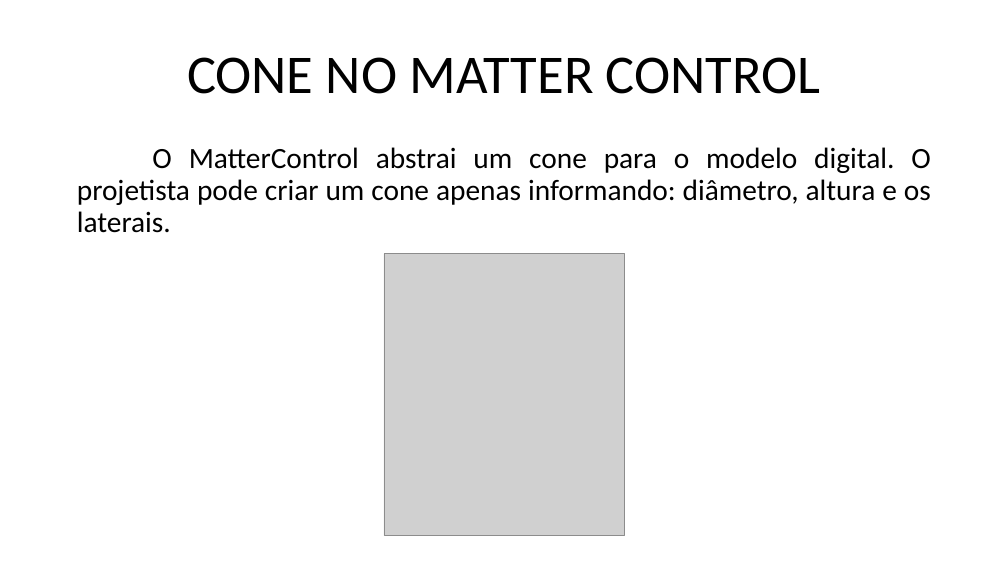
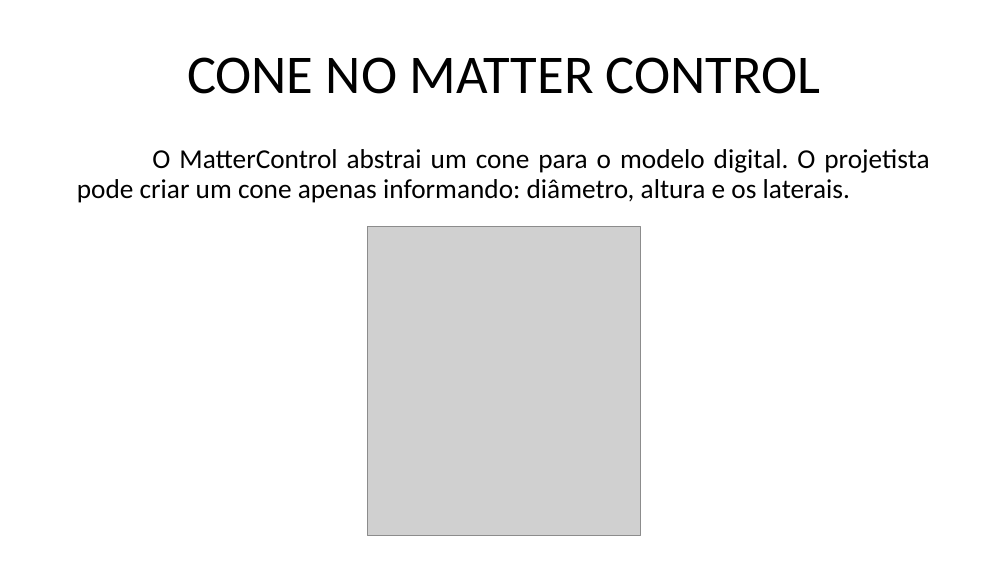
Before and after one commit to marcosdosea/ManualImpessora3D, a slide deck: slide 5 of Curso/Fundamentos de impressão 3D - Objetos.pptx. Drawn at 1008x567 pixels with LibreOffice and Linux fonts; fonts in the diff are those of the drawing; grey boxes stand for pictures. Boxes give left, top, right and bottom in pixels: in the first picture for what was removed or moved away, otherwise in the second. Text is boxed around its words. In the diff, an @@ line names an element or a change of style, - is before the commit and + after.

```diff
--- a/Curso/Fundamentos de impressão 3D - Objetos.pptx
+++ b/Curso/Fundamentos de impressão 3D - Objetos.pptx
@@ text "O MatterControl abstrai um cone ..." at (77,149,929,203): size 28 to 26 pt @@
@@ picture: place and size @@
-picture at (384,254,625,536)
+picture at (368,226,640,535)
```
Also in this commit, not shown: 15 other slides changed, 7 slides added, 6 other files.
